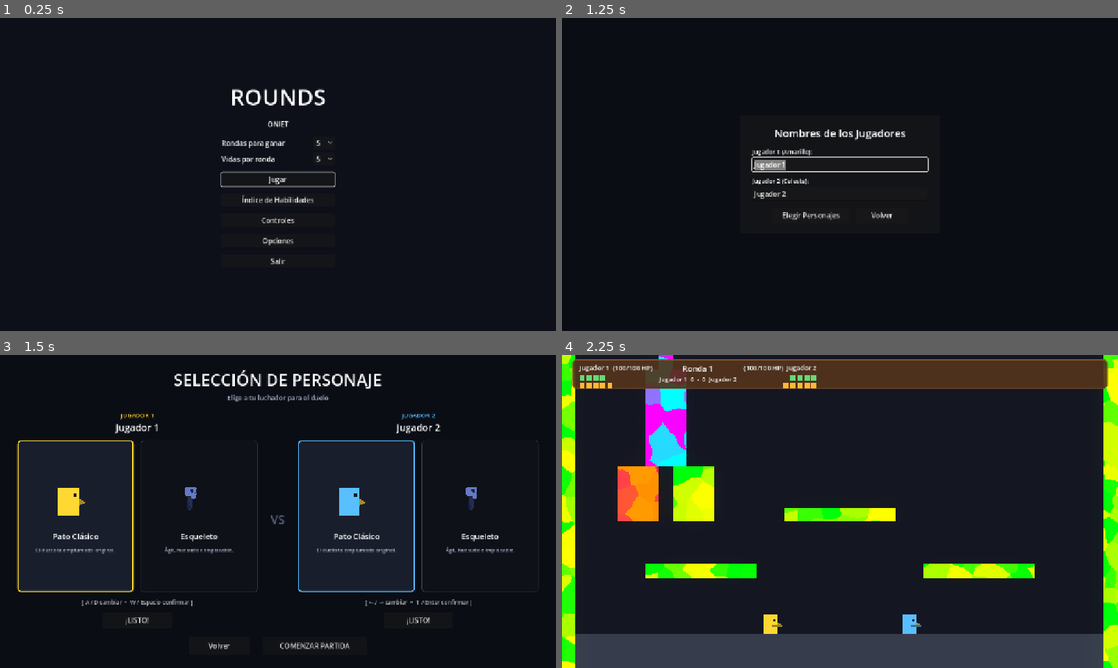
Above: before the commit, frames 1-4 (two rows, left to right).
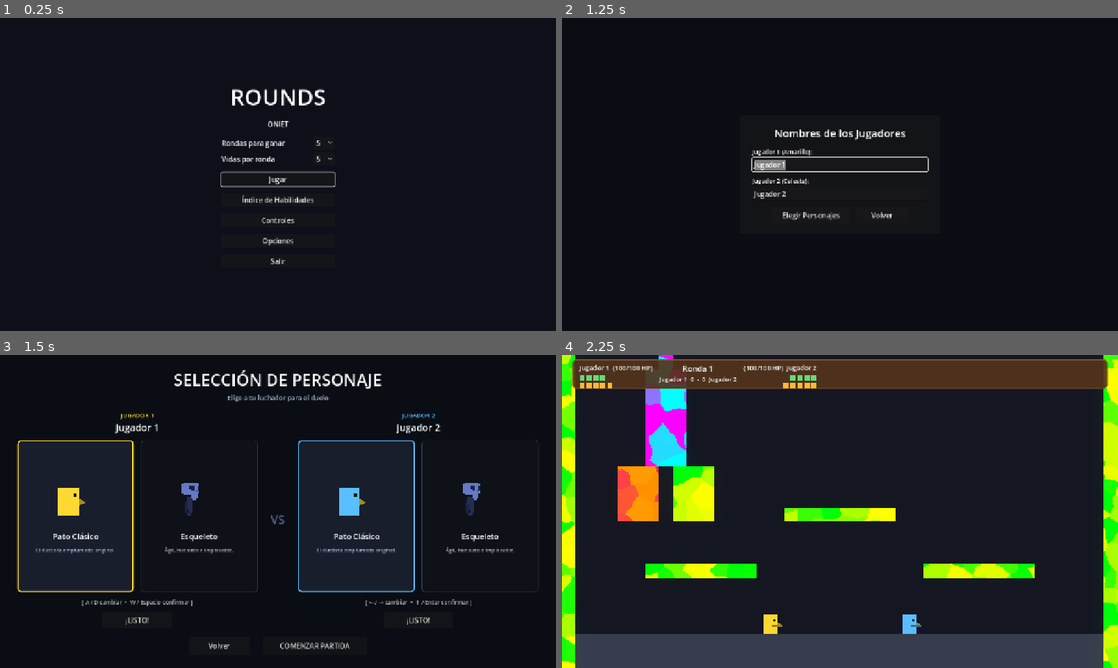
Above: after the commit, the same moments.

Repository: AdriR1ze/ONIET_Rounds
Game: Godot game, scene res://ui/main_menu.tscn
The game is run twice, just before and just after one commit, with the same random seed, the same clock (stepped at 60 frames per second) and the same inputs.
Inputs:
- Up to frame 1 (0.25 s): no input
- Up to frame 2 (1.25 s): click "Jugar" at 0.5 s
- Up to frame 3 (1.5 s): click "Elegir Personajes" at 1.25 s
- Up to frame 4 (2.25 s): click "COMENZAR PARTIDA" at 2 s

Frames 1-2 are identical in both runs. In frame 3, 0.2% of the frame differs, in the area x 32-87%, y 40-52%; in frame 4, nothing differs.

Commit message:
feat(visual): aumentar escala del esqueleto en combate y pantalla de seleccion

Diff:
--- a/rounds/player/player.tscn
+++ b/rounds/player/player.tscn
@@ -162,6 +162,8 @@
 [node name="SkeletonSprite" type="AnimatedSprite2D" parent="Visual" unique_id=1982736451]
 visible = false
 texture_filter = 1
+position = Vector2(0, 6)
+scale = Vector2(1.6, 1.6)
 sprite_frames = ExtResource("9_skel")
 animation = &"idle"
 
--- a/rounds/ui/character_select.tscn
+++ b/rounds/ui/character_select.tscn
@@ -170,8 +170,8 @@
 
 [node name="SkelSpriteP1" type="AnimatedSprite2D" parent="Margin/VBox/PanelJugadores/P1Container/Cards/CardEsqueleto/VBox/PreviewBox"]
 texture_filter = 1
-position = Vector2(115, 55)
-scale = Vector2(2.5, 2.5)
+position = Vector2(115, 60)
+scale = Vector2(3.6, 3.6)
 sprite_frames = ExtResource("2_skel")
 animation = &"walk"
 frame_progress = 0.5
@@ -298,8 +298,8 @@
 
 [node name="SkelSpriteP2" type="AnimatedSprite2D" parent="Margin/VBox/PanelJugadores/P2Container/Cards/CardEsqueleto/VBox/PreviewBox"]
 texture_filter = 1
-position = Vector2(115, 55)
-scale = Vector2(2.5, 2.5)
+position = Vector2(115, 60)
+scale = Vector2(3.6, 3.6)
 sprite_frames = ExtResource("2_skel")
 animation = &"walk"
 frame_progress = 0.5
